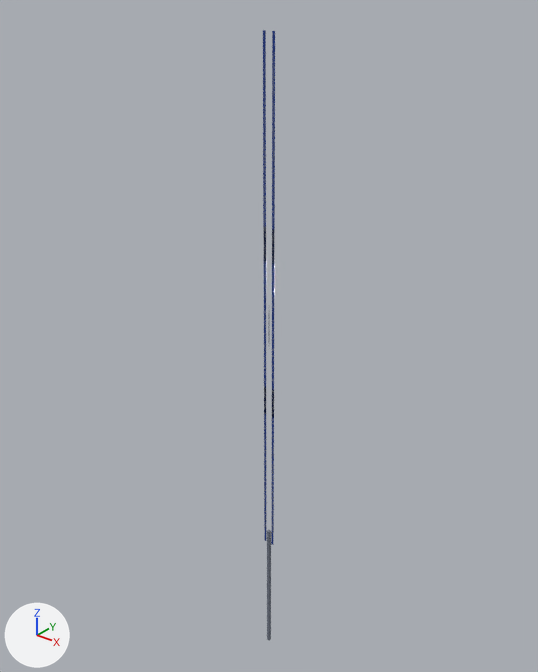
Two versions of the glTF model tools/blender/staging/solar_array_panel.glb, one commit apart.
Rendered twice from a camera (50 mm lens) standing at (9.81, -12.26, 17.39) and looking at (-0.39, 0.49, 9.49). Arrows for +X, +Y and +Z are at lower left; the lights stay in place. The first picture is the older version. Where no turn or scale is listed for an object, it has been applied to the vertices. Vertices at exactly the same position are counted once.

The first picture shows 'arm_l', 'arm_r', 'panel_l_0', 'panel_l_1', 'panel_l_2', 'panel_r_0', 'panel_r_1', 'panel_r_2' and 1 more.
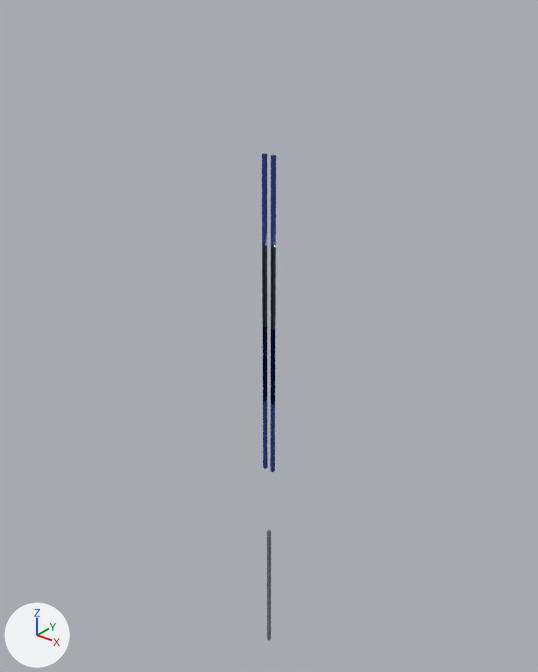
Where the change shows, as pixel boxes [x1, y1, x2, y2] in the pictures (538 x 672 px):
'panel_r_1', moved, rescaled: before [272, 264, 274, 390]; after [271, 155, 276, 248]
'panel_l_1', moved, rescaled: before [264, 262, 266, 386]; after [262, 153, 267, 245]
'panel_l_0', moved, rescaled (100% wider, 8% shorter): before [264, 386, 266, 541]; after [263, 327, 268, 469]
'panel_r_0', moved, rescaled: before [271, 389, 274, 545]; after [270, 330, 275, 472]
'arm_r', rescaled: before [272, 59, 274, 533]; after [271, 247, 276, 330]
'panel_l_2', deleted (blue): before [263, 30, 266, 262]
'panel_r_2', deleted (blue): before [272, 31, 275, 264]
'arm_l', rescaled: before [264, 134, 266, 529]; after [262, 245, 267, 327]

Diff of the bpy script that builds the scene:
```diff
--- a/tools/blender/staging/solar_array_panel.glb.py
+++ b/tools/blender/staging/solar_array_panel.glb.py
@@ me_arm_l_mesh @@
-me_arm_l_mesh.from_pydata(...)  # 8 vertices, 12 faces; spans x -0.12, y 0.0, z -6.0..6.0
+me_arm_l_mesh.from_pydata(...)  # 8 vertices, 12 faces; spans x -0.16..-0.08, y -0.04..0.04, z -2.0..2.0
+# me_arm_l_mesh part 1: the whole mesh is scaled about its middle by (12.5, 12.5, 0.333)
 me_arm_l_mesh.materials.append(mat_mat_array_metal)
@@ me_arm_r_mesh @@
-me_arm_r_mesh.from_pydata(...)  # 8 vertices, 12 faces; spans x 0.12, y 0.0, z -6.0..6.0
+me_arm_r_mesh.from_pydata(...)  # 8 vertices, 12 faces; spans x 0.08..0.16, y -0.04..0.04, z -2.0..2.0
+# me_arm_r_mesh part 2: the whole mesh is scaled about its middle by (12.5, 12.5, 0.333)
 me_arm_r_mesh.materials.append(mat_mat_array_metal)
@@ me_panel_l_0_mesh @@
-me_panel_l_0_mesh.from_pydata(...)  # 8 vertices, 12 faces; spans x -0.15..-0.09, y 0.0, z -6.4..-1.6
+me_panel_l_0_mesh.from_pydata(...)  # 8 vertices, 12 faces; spans x -0.16..-0.08, y -0.04..0.04, z -4.0..0.0
+# me_panel_l_0_mesh part 3: the whole mesh is scaled about its middle by (1.25, 16.7, 0.833), then moved by (0.0, 0.0, 2.0)
 me_panel_l_0_mesh.materials.append(mat_mat_array_panel)
@@ me_panel_l_1_mesh @@
-me_panel_l_1_mesh.from_pydata(...)  # 8 vertices, 12 faces; spans x -0.15..-0.09, y 0.0, z -2.4..2.4
+me_panel_l_1_mesh.from_pydata(...)  # 8 vertices, 12 faces; spans x -0.16..-0.08, y -0.04..0.04, z 0.0..4.0
+# me_panel_l_1_mesh part 4: the whole mesh is scaled about its middle by (1.25, 16.7, 0.833), then moved by (0.0, 0.0, 2.0)
 me_panel_l_1_mesh.materials.append(mat_mat_array_panel)
@@ me_panel_r_0_mesh @@
-me_panel_r_0_mesh.from_pydata(...)  # 8 vertices, 12 faces; spans x 0.09..0.15, y 0.0, z -6.4..-1.6
+me_panel_r_0_mesh.from_pydata(...)  # 8 vertices, 12 faces; spans x 0.08..0.16, y -0.04..0.04, z -4.0..0.0
+# me_panel_r_0_mesh part 5: the whole mesh is scaled about its middle by (1.25, 16.7, 0.833), then moved by (0.0, 0.0, 2.0)
 me_panel_r_0_mesh.materials.append(mat_mat_array_panel)
@@ me_panel_r_1_mesh @@
-me_panel_r_1_mesh.from_pydata(...)  # 8 vertices, 12 faces; spans x 0.09..0.15, y 0.0, z -2.4..2.4
+me_panel_r_1_mesh.from_pydata(...)  # 8 vertices, 12 faces; spans x 0.08..0.16, y -0.04..0.04, z 0.0..4.0
+# me_panel_r_1_mesh part 6: the whole mesh is scaled about its middle by (1.25, 16.7, 0.833), then moved by (0.0, 0.0, 2.0)
 me_panel_r_1_mesh.materials.append(mat_mat_array_panel)
@@ ob_panel_l_2 @@
-ob_panel_l_2 = bpy.data.objects.new('panel_l_2', me_panel_l_2_mesh)
@@ ob_panel_r_2 @@
-ob_panel_r_2 = bpy.data.objects.new('panel_r_2', me_panel_r_2_mesh)
```
